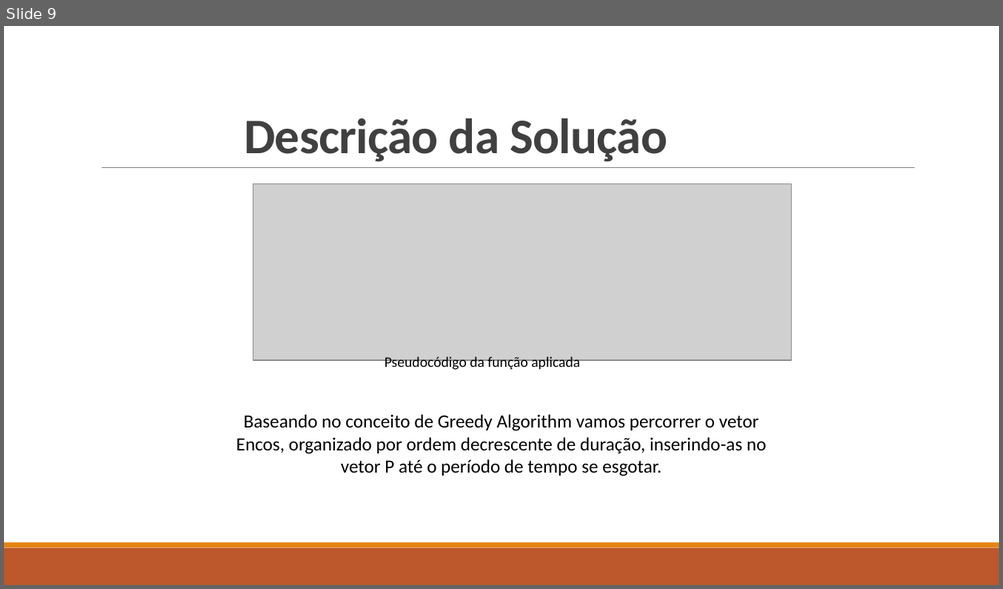
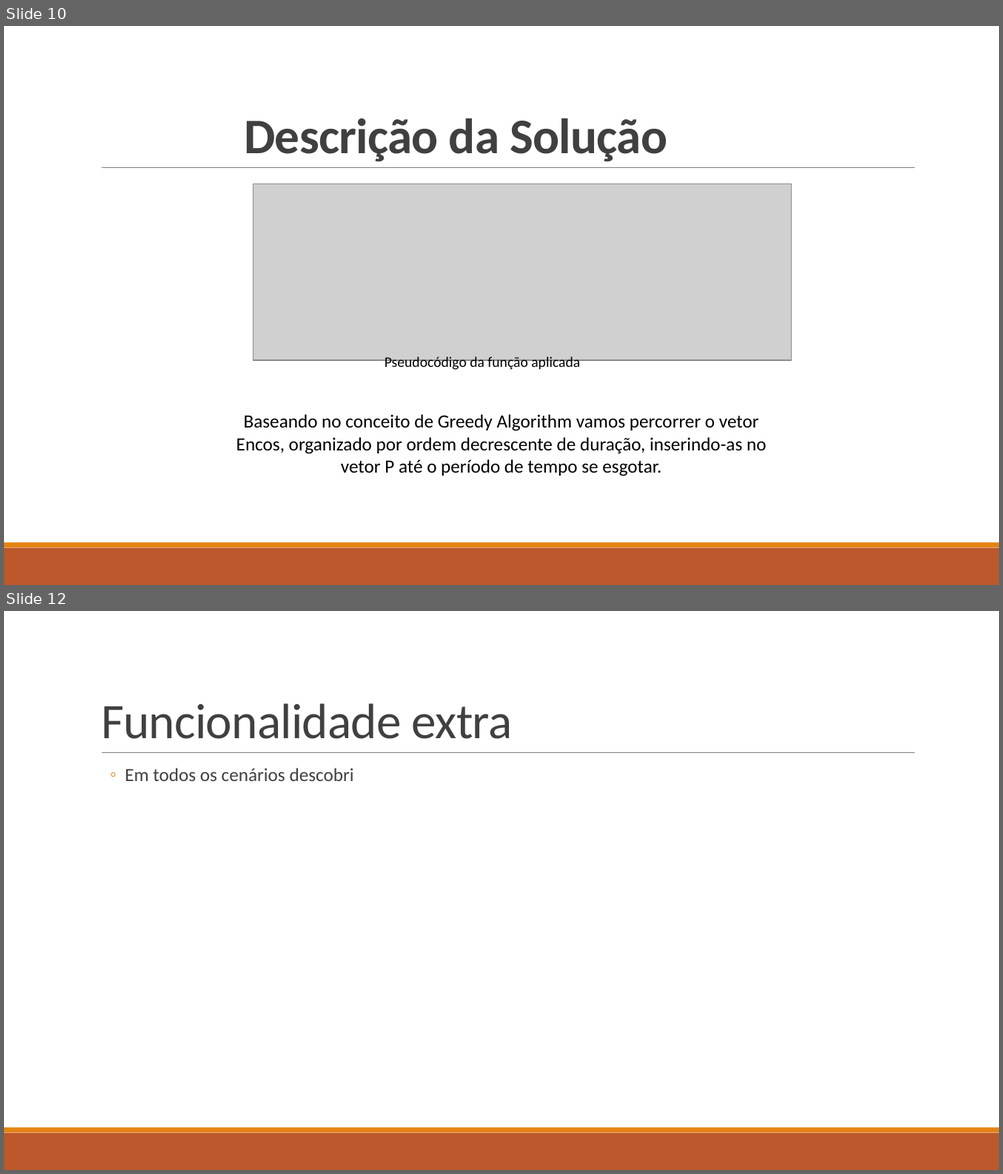
Before and after one commit to Miggs7/DA-Proj-22, a slide deck: Presentation/Logística Urbana para Entrega de Mercadorias.pptx. Shown one above the other, each under a label of ours: slide 9 before the commit, slides 10 and 12 after it; the slides between them are not shown. The pictures are 1003x589 and 1003x1174 pixels, drawn with LibreOffice and Linux fonts; fonts in the diff are those of the drawing; grey boxes stand for pictures. Boxes give left, top, right and bottom in pixels: in the first picture for what was removed or moved away, otherwise in the second. Text is boxed around its words. In the diff, an @@ line names an element or a change of style, - is before the commit and + after.

```diff
--- a/Presentation/Logística Urbana para Entrega de Mercadorias.pptx
+++ b/Presentation/Logística Urbana para Entrega de Mercadorias.pptx
@@ slide 12 added at (4,611,999,1170), background #FFFFFF; not listed: 3 template elements that a slide beside it also shows @@
@@ title added at (101,703,512,739), 48 pt, text #404040 @@
+Funcionalidade extra
@@ text added at (125,768,354,781), 18 pt, text #404040 @@
+  ◦ Em todos os cenários descobri
@@ what was slide 9 is now slide 10 @@
```
Also in this commit, not shown: 6 slides changed, 3 other slides added, 1 slide removed, 9 other files.
